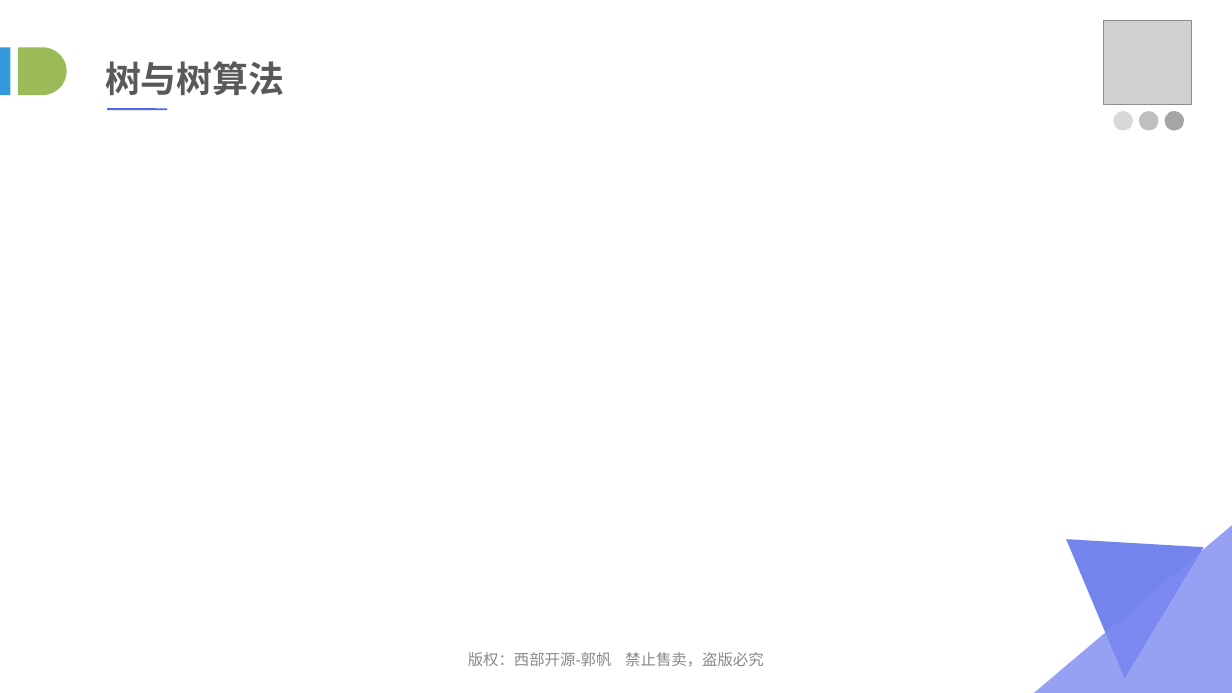
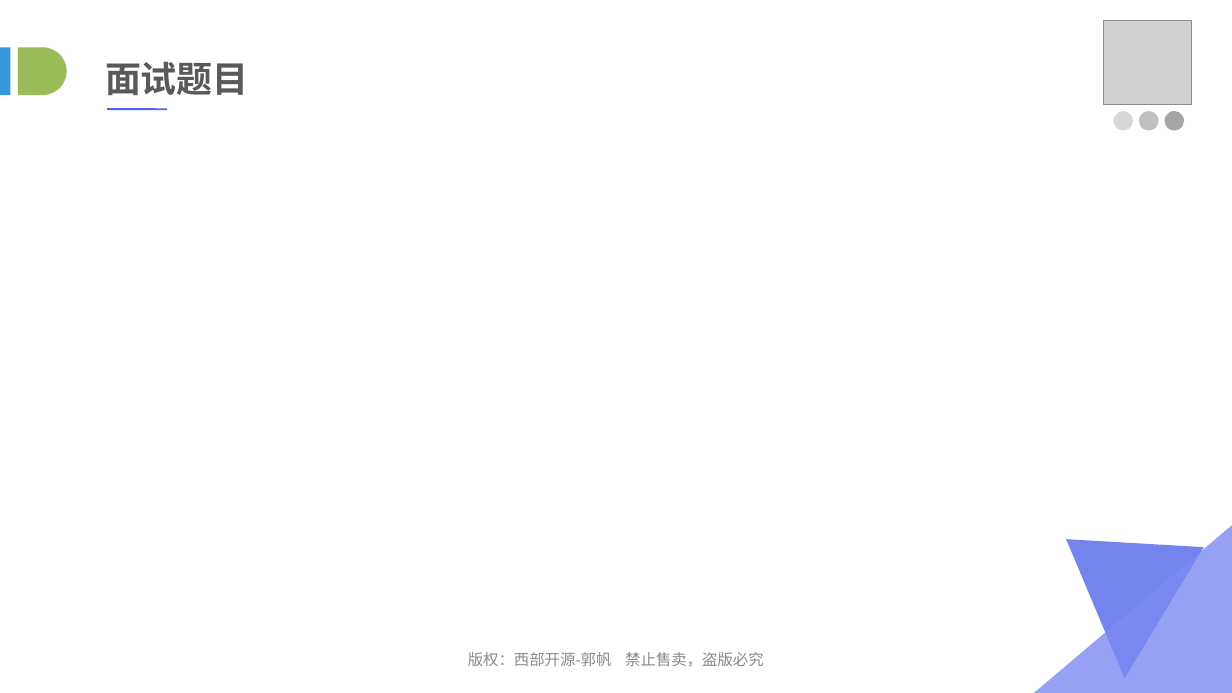
Before and after one commit to lvah/PPTSource, a slide deck: slide 32 of 03_数据结构与算法/07_树与二叉树.ppt (slide 15 before the commit). Drawn at 1232x693 pixels with LibreOffice and Linux fonts; fonts in the diff are those of the drawing; grey boxes stand for pictures. Boxes give left, top, right and bottom in pixels: in the first picture for what was removed or moved away, otherwise in the second. Text is boxed around its words. In the diff, an @@ line names an element or a change of style, - is before the commit and + after.

```diff
--- a/03_数据结构与算法/07_树与二叉树.ppt
+++ b/03_数据结构与算法/07_树与二叉树.ppt
@@ text at [105, 61, 249, 95]: text changed @@
-树与树算法
+面试题目
```
Also in this commit, not shown: 11 other slides changed, 15 slides added, 1 other file.
